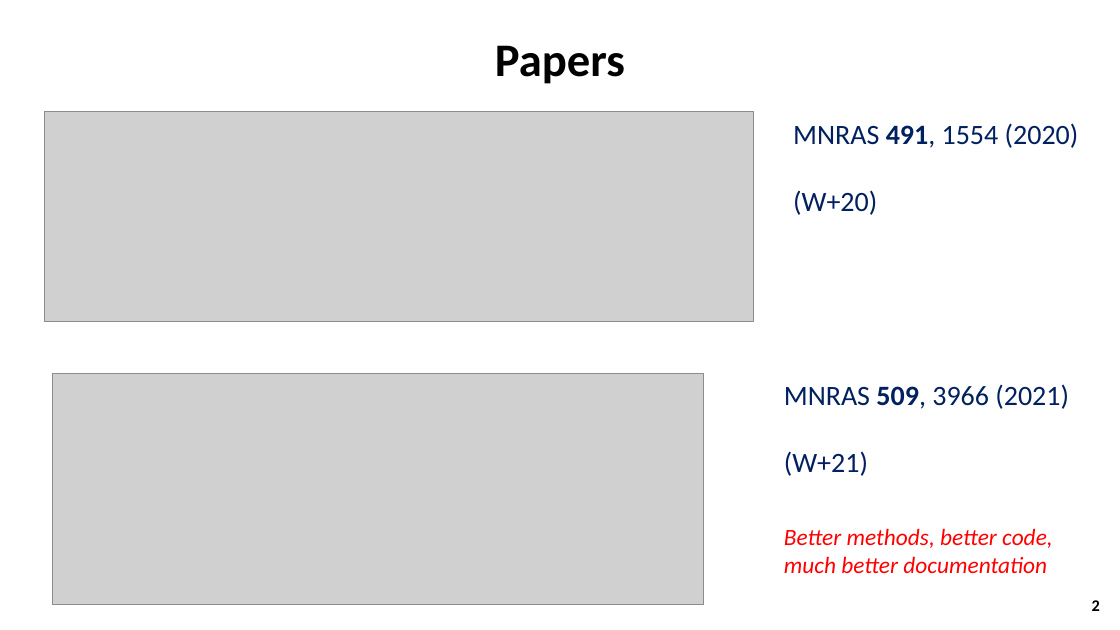
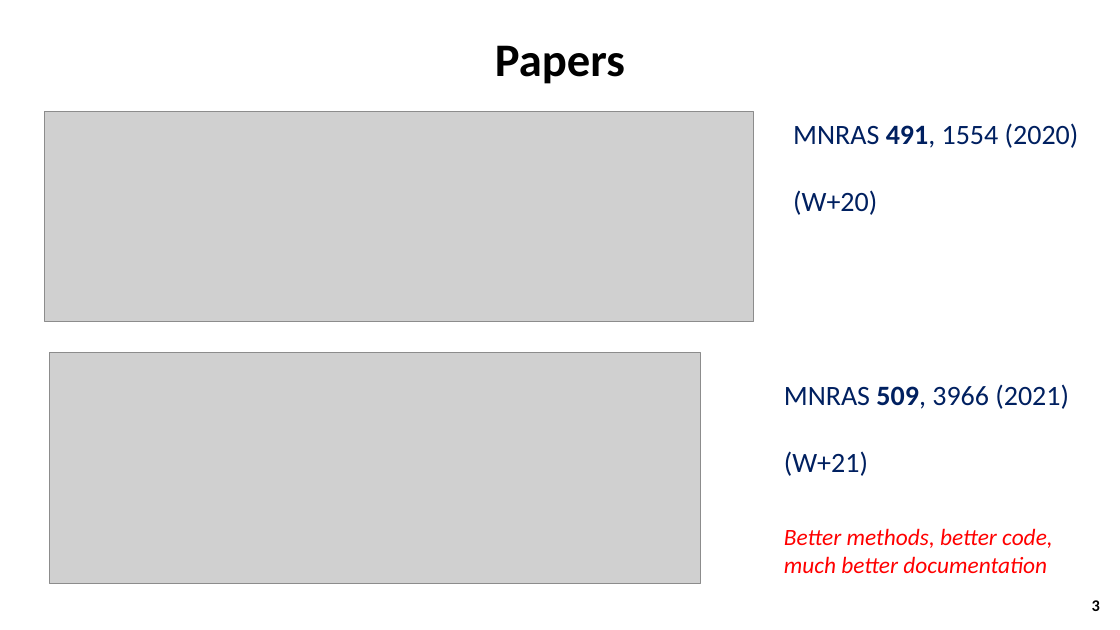
Before and after one commit to colinleach/proj502, a slide deck: slide 3 of project_report/Colin Leach project for ASTR 502.pptx (slide 2 before the commit). Drawn at 1120x630 pixels with LibreOffice and Linux fonts; fonts in the diff are those of the drawing; grey boxes stand for pictures. Boxes give left, top, right and bottom in pixels: in the first picture for what was removed or moved away, otherwise in the second. Text is boxed around its words. In the diff, an @@ line names an element or a change of style, - is before the commit and + after.

Commit message:
slides and tensorboard images

```diff
--- a/project_report/Colin Leach project for ASTR 502.pptx
+++ b/project_report/Colin Leach project for ASTR 502.pptx
@@ picture moved from (x1=52, y1=373, x2=703, y2=604) to (x1=50, y1=353, x2=701, y2=584) @@
@@ page number at (x1=1092, y1=600, x2=1100, y2=611): text changed @@
-2
+3
```
Also in this commit, not shown: 1 other slide changed, 5 slides added, 4 other files.
